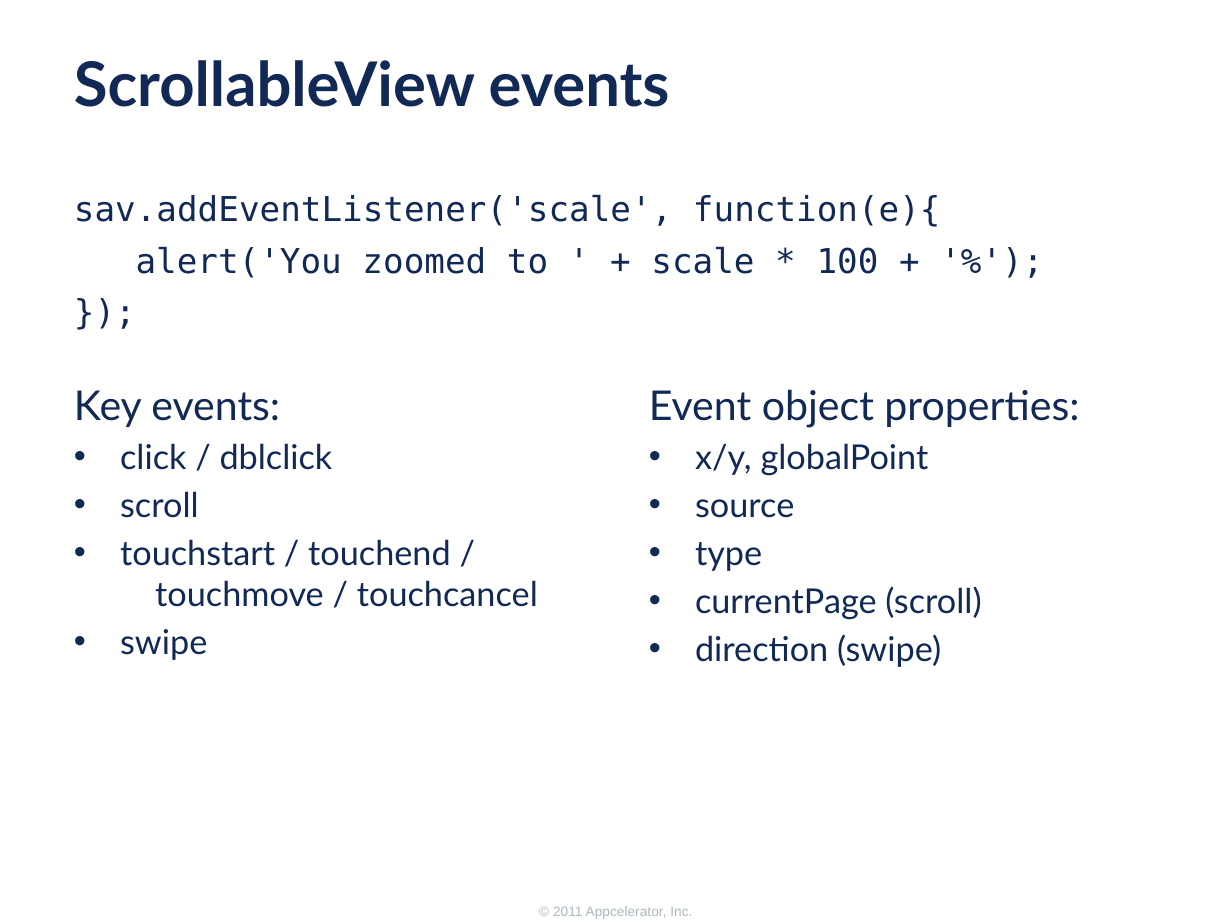
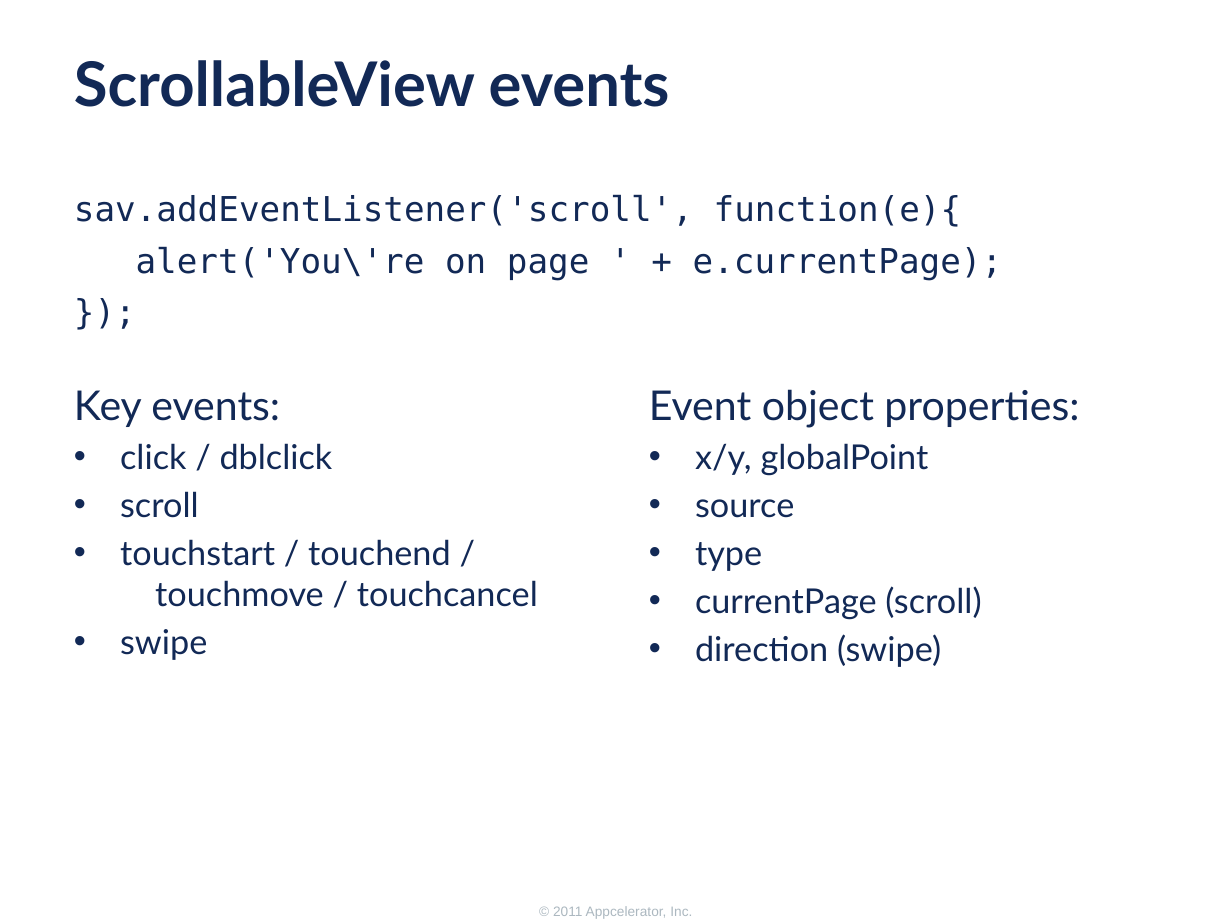
Before and after one commit to appcelerator-forks/appcelerator-training.tcmd_certification, a slide deck: slide 11 of 335.pptx. Drawn at 1232x924 pixels with LibreOffice and Linux fonts; fonts in the diff are those of the drawing; background and template pictures are left out. Boxes give left, top, right and bottom in pixels: in the first picture for what was removed or moved away, otherwise in the second. Text is boxed around its words. In the diff, an @@ line names an element or a change of style, - is before the commit and + after.

```diff
--- a/335.pptx
+++ b/335.pptx
@@ text at box(74, 194, 1003, 280): text changed @@
-sav.addEventListener('scale', function(e){
-alert('You zoomed to ' + scale * 100 + '%');
+sav.addEventListener('scroll', function(e){
+alert('You\'re on page ' + e.currentPage);
```
Also in this commit, not shown: 3 other slides changed, 1 slide added.
